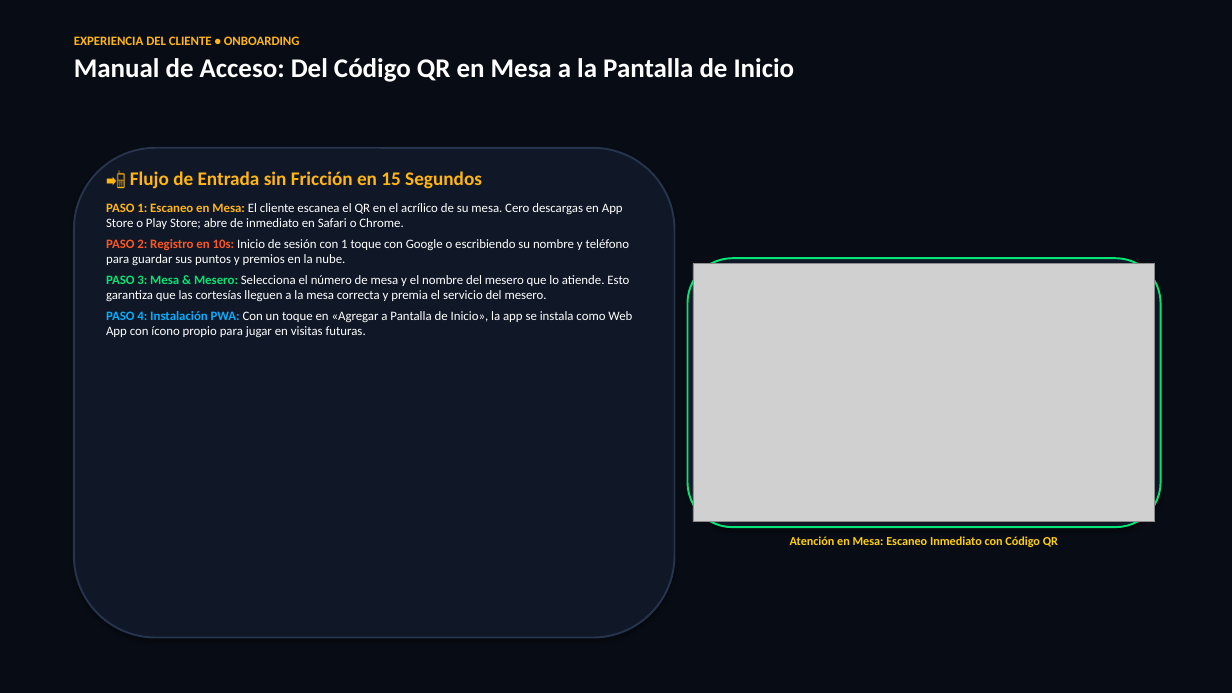
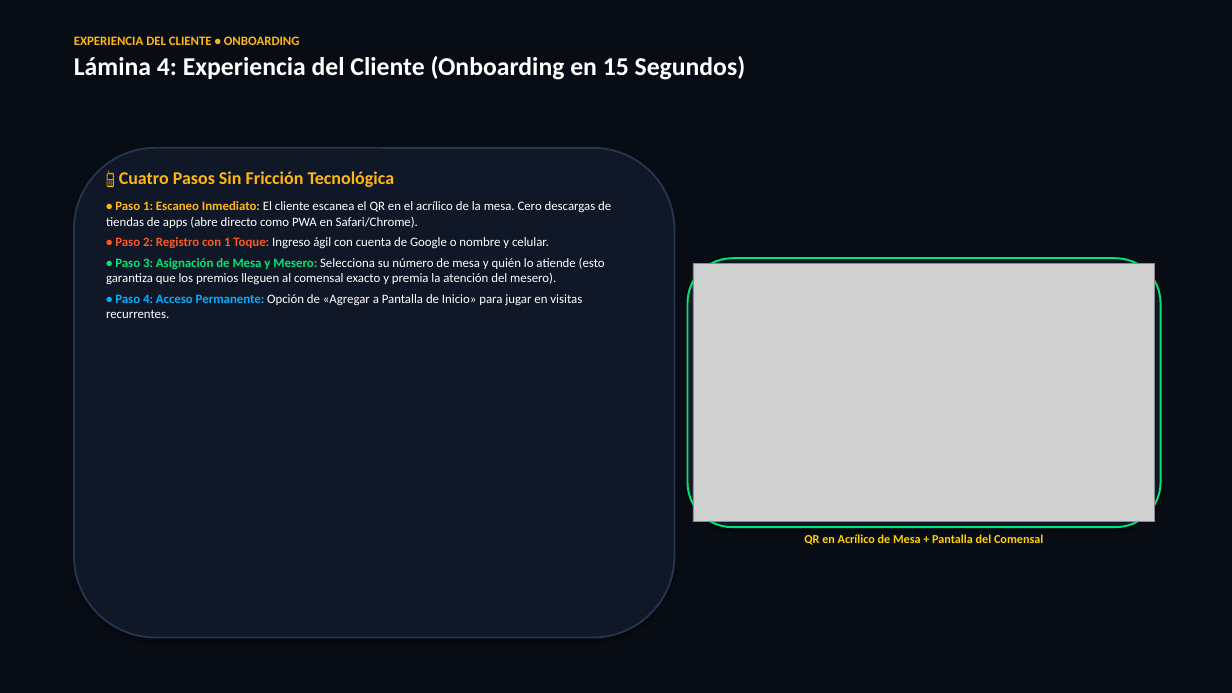
Before and after one commit to chefalbertomc/NFL-grids-, a slide deck: slide 4 of Drinks_and_Wins_Presentacion_Ejecutiva.pptx (slide 6 before the commit). Drawn at 1232x693 pixels with LibreOffice and Linux fonts; fonts in the diff are those of the drawing; grey boxes stand for pictures. Boxes give left, top, right and bottom in pixels: in the first picture for what was removed or moved away, otherwise in the second. Text is boxed around its words. In the diff, an @@ line names an element or a change of style, - is before the commit and + after.

Commit message:
feat(presentation): actualizar presentacion ejecutiva a 15 laminas exactas segun propuesta de Beto

```diff
--- a/Drinks_and_Wins_Presentacion_Ejecutiva.pptx
+++ b/Drinks_and_Wins_Presentacion_Ejecutiva.pptx
@@ text at box(74, 56, 746, 80): text changed; size 21 to 20 pt @@
-Manual de Acceso: Del Código QR en Mesa a la Pantalla de Inicio
+Lámina 4: Experiencia del Cliente (Onboarding en 15 Segundos)
@@ text at box(106, 171, 611, 318): text changed @@
-📲 Flujo de Entrada sin Fricción en 15 Segundos
-PASO 1: Escaneo en Mesa: El cliente escanea el QR en el acrílico de su mesa. Cero descargas en App Store o Play Store; abre de inmediato en Safari o Chrome.
-PASO 2: Registro en 10s: Inicio de sesión con 1 toque con Google o escribiendo su nombre y teléfono para guardar sus puntos y premios en la nube.
-PASO 3: Mesa & Mesero: Selecciona el número de mesa y el nombre del mesero que lo atiende. Esto garantiza que las cortesías lleguen a la mesa correcta y premia el servicio del mesero.
-PASO 4: Instalación PWA: Con un toque en «Agregar a Pantalla de Inicio», la app se instala como Web App con ícono propio para jugar en visitas futuras.
+📱 Cuatro Pasos Sin Fricción Tecnológica
+• Paso 1: Escaneo Inmediato: El cliente escanea el QR en el acrílico de la mesa. Cero descargas de tiendas de apps (abre directo como PWA en Safari/Chrome).
+• Paso 2: Registro con 1 Toque: Ingreso ágil con cuenta de Google o nombre y celular.
+• Paso 3: Asignación de Mesa y Mesero: Selecciona su número de mesa y quién lo atiende (esto garantiza que los premios lleguen al comensal exacto y premia la atención del mesero).
+• Paso 4: Acceso Permanente: Opción de «Agregar a Pantalla de Inicio» para jugar en visitas recurrentes.
@@ text at box(804, 534, 1043, 545): text changed @@
-Atención en Mesa: Escaneo Inmediato con Código QR
+QR en Acrílico de Mesa + Pantalla del Comensal
```
Also in this commit, not shown: 13 other slides changed, 1 slide added, 9 slides removed, 1 other file.
